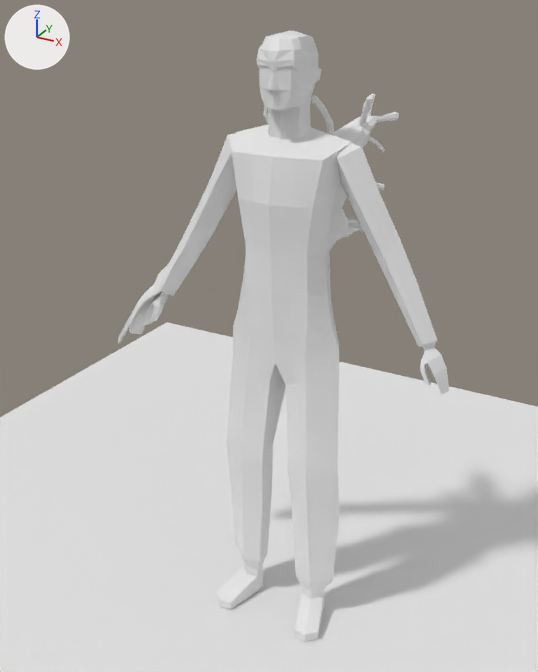
Before and after pictures for a commit that changed the Blender file salemstalker/Assets/3D/charatermodel/underbrush.blend.
Camera for both pictures: a camera (50 mm lens) standing at (0.953, -1.842, 1.916) and looking at (-0.115, 0.099, 0.946). The axes (+X, +Y, +Z) are drawn at upper left. The lights are the same throughout.
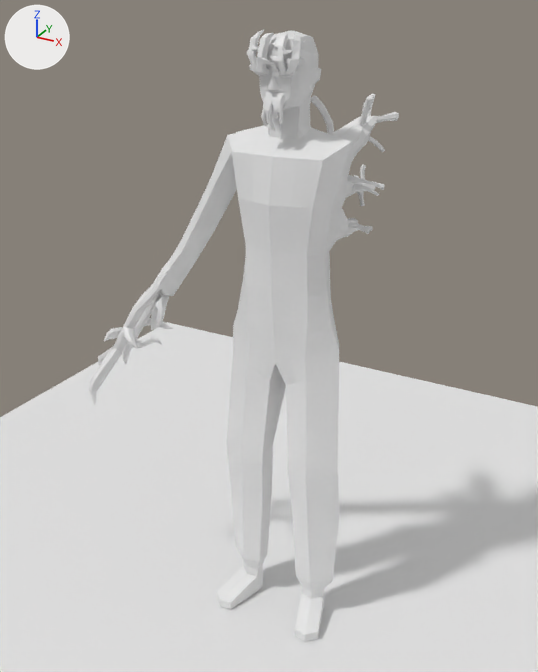
The edits, one by one:
me_cube_004 is used by ob_cube_003; location (-0.001, -0.02, 1.741).
me_cube_004 had 137 vertices, 138 faces and spanned x -0.079..0.079, y -0.082..0.111, z -0.185..0.124.
me_cube_004 now has 542 vertices, 497 faces and spans x -0.079..0.079, y -0.1..0.111, z -0.185..0.127.
me_cube_004 part 1: 1 vertex removed from x 0.0, y -0.065, z -0.032; 406 vertices added at x -0.073..0.078, y -0.1..0.002, z -0.117..0.127.
me_cube_005 is used by ob_cube_001; location (-0.001, 0.047, 1.583); rotation (0.39, -0.363, 2.284), in degrees (22, -21, 131).
me_cube_005 had 138 vertices, 142 faces and spanned x -0.603..0.111, y -0.496..0.214, z -0.897..0.106.
me_cube_005 now has 442 vertices, 395 faces and spans x -0.108..0.116, y 0.031..0.262, z -1.077..-0.049.
me_cube_005 part 2: the loose piece of 54 vertices spanning x -0.603..-0.09, y -0.496..-0.049, z -0.289..0.106 is deleted.
me_cube_005 part 3: 60 vertices removed from x -0.011..0.095, y 0.096..0.214, z -0.897..-0.559; 418 vertices added at x -0.108..0.116, y 0.031..0.262, z -1.077..-0.557.

Where the change shows, as pixel boxes (x1, y1, x2, y2) in the pictures (538 x 672 px):
'Cube.001', reshaped
    before: (118, 133, 449, 395)
    after: (89, 133, 237, 405)
'Cube.003', reshaped (15% wider)
    before: (257, 31, 321, 139)
    after: (247, 30, 321, 139)
part 1 of me_cube_004, built on
    before: (260, 88, 291, 109)
    after: (247, 30, 310, 131)
part 2 of me_cube_005, deleted
    before: (336, 143, 449, 395)
part 3 of me_cube_005, built on
    before: (118, 244, 197, 344)
    after: (89, 244, 197, 405)
